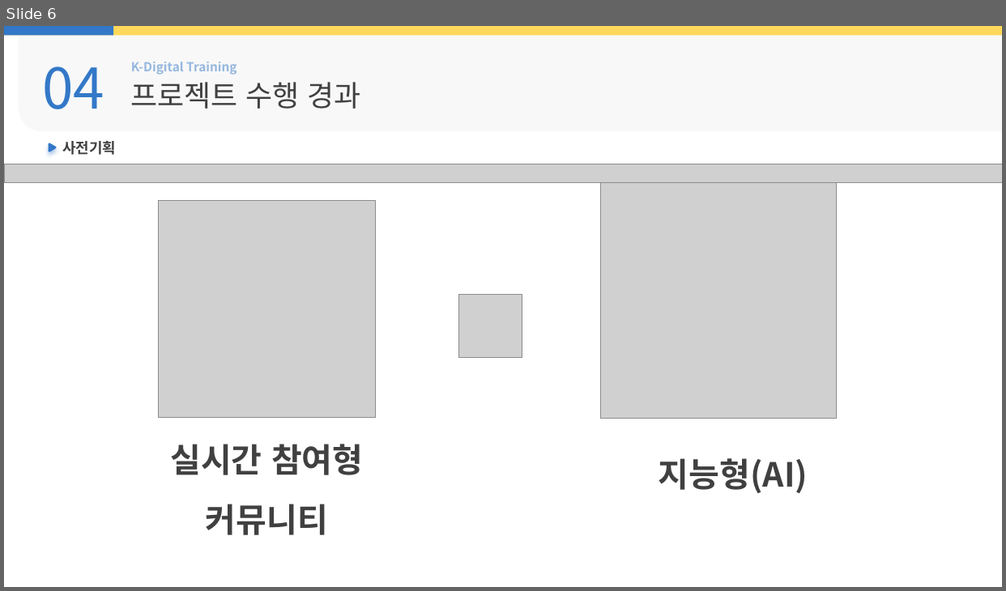
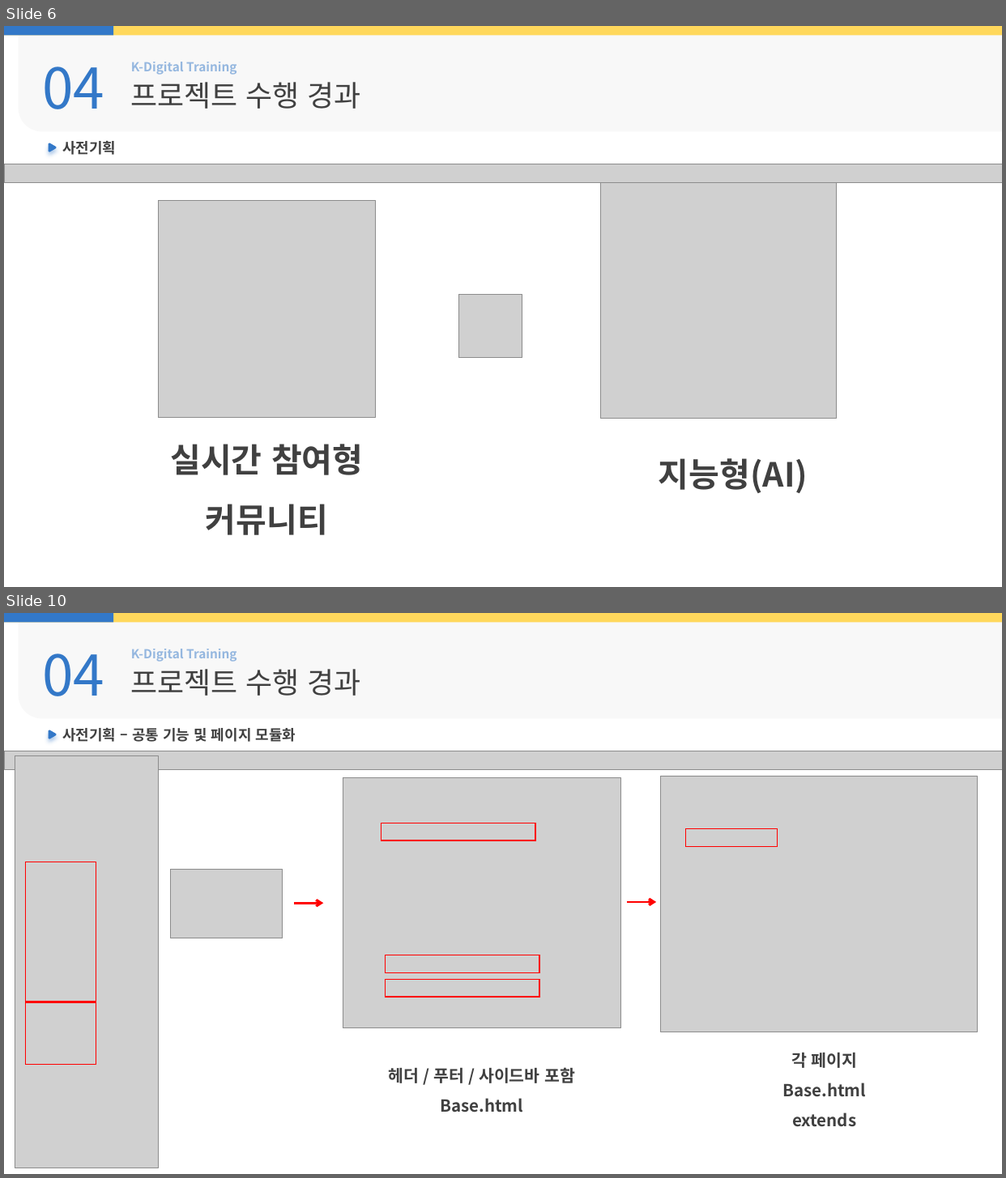
Before and after one commit to ekaxoddltka-source/flaskproject, a slide deck: html변환전/ppt/01.중간발표양식.pptx. Shown one above the other, each under a label of ours: slide 6 before the commit, slides 6 and 10 after it; the slides between them are not shown. The pictures are 1006x591 and 1006x1178 pixels, drawn with LibreOffice and Linux fonts; fonts in the diff are those of the drawing; grey boxes stand for pictures; background and template pictures are left out. Boxes give left, top, right and bottom in pixels: in the first picture for what was removed or moved away, otherwise in the second. Text is boxed around its words. In the diff, an @@ line names an element or a change of style, - is before the commit and + after.

```diff
--- a/html변환전/ppt/01.중간발표양식.pptx
+++ b/html변환전/ppt/01.중간발표양식.pptx
@@ slide 10 added at (4,613,1002,1174), background #FFFFFF @@
@@ rectangle added at (4,613,1002,622), fill #FFD85C @@
@@ rectangle added at (4,613,113,622), fill #3378C8 @@
@@ round rect added at (19,619,1002,719), fill #F2F2F2 at 50% opacity @@
@@ text added at (42,653,104,696), 54 pt, text #3378C8 @@
+04
@@ text added at (131,649,236,662), 12 pt, text #3378C8 at 50% opacity, bold @@
+K-Digital Training
@@ text added at (131,669,361,696), 28 pt, text #404040 @@
+프로젝트 수행 경과
@@ freeform shape added at (49,730,57,739), fill #3378C8 @@
@@ text added at (62,728,296,742), 14 pt, text #404040, bold @@
+사전기획 – 공통 기능 및 페이지 모듈화
@@ picture added at (4,751,1002,770) @@
@@ picture added at (15,756,158,1169) @@
@@ picture added at (343,778,621,1029) @@
@@ picture added at (661,776,978,1033) @@
@@ rectangle added at (381,824,535,841), outline #FF0000 1 pt @@
@@ rectangle added at (686,828,778,846), outline #FF0000 1 pt @@
@@ rectangle added at (26,862,96,1003), outline #FF0000 1 pt @@
@@ picture added at (171,870,283,939) @@
@@ arrow added from (294, 904) to (324, 904), #FF0000 2.25 pt @@
@@ arrow added from (627, 902) to (656, 902), #FF0000 2.25 pt @@
@@ rectangle added at (385,956,539,973), outline #FF0000 1 pt @@
@@ rectangle added at (385,980,539,998), outline #FF0000 1 pt @@
@@ rectangle added at (26,1002,96,1064), outline #FF0000 1 pt @@
@@ text added at (388,1067,575,1113), 16 pt, text #404040, bold @@
+헤더 / 푸터 / 사이드바 포함
+Base.html
@@ text added at (782,1052,866,1127), 16 pt, text #404040, bold @@
+각 페이지
+Base.html
+extends
```
Also in this commit, not shown: 3 slides changed, 11 other slides added, 2 other files.
